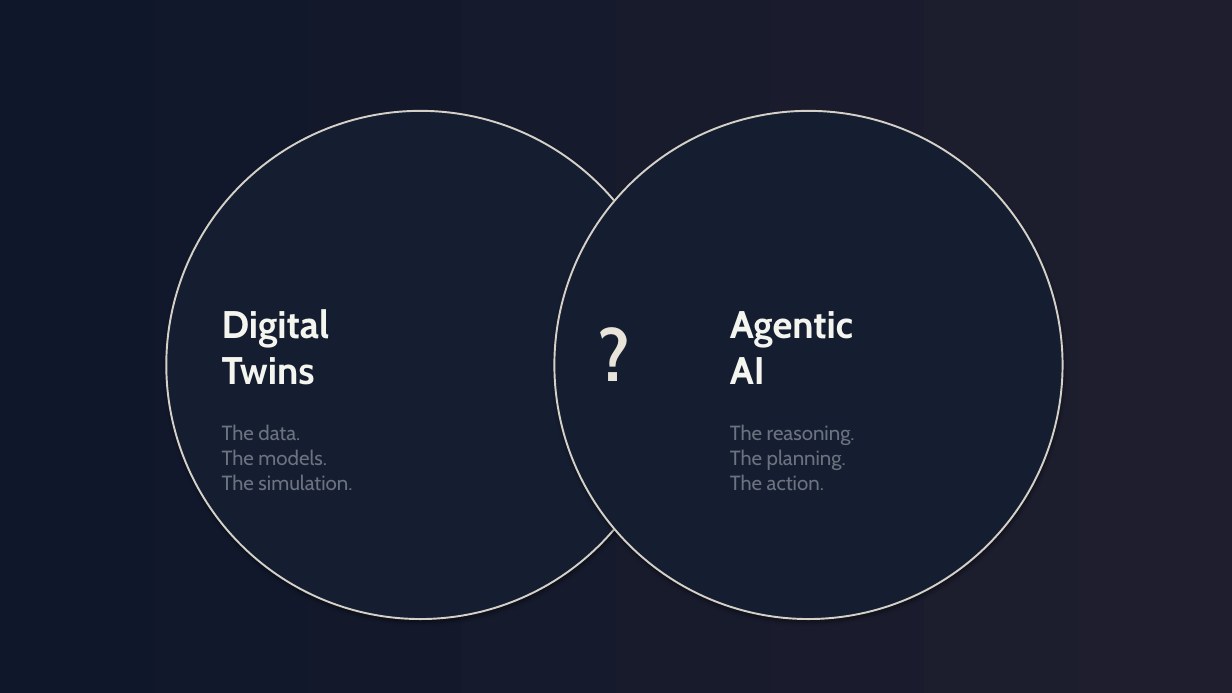
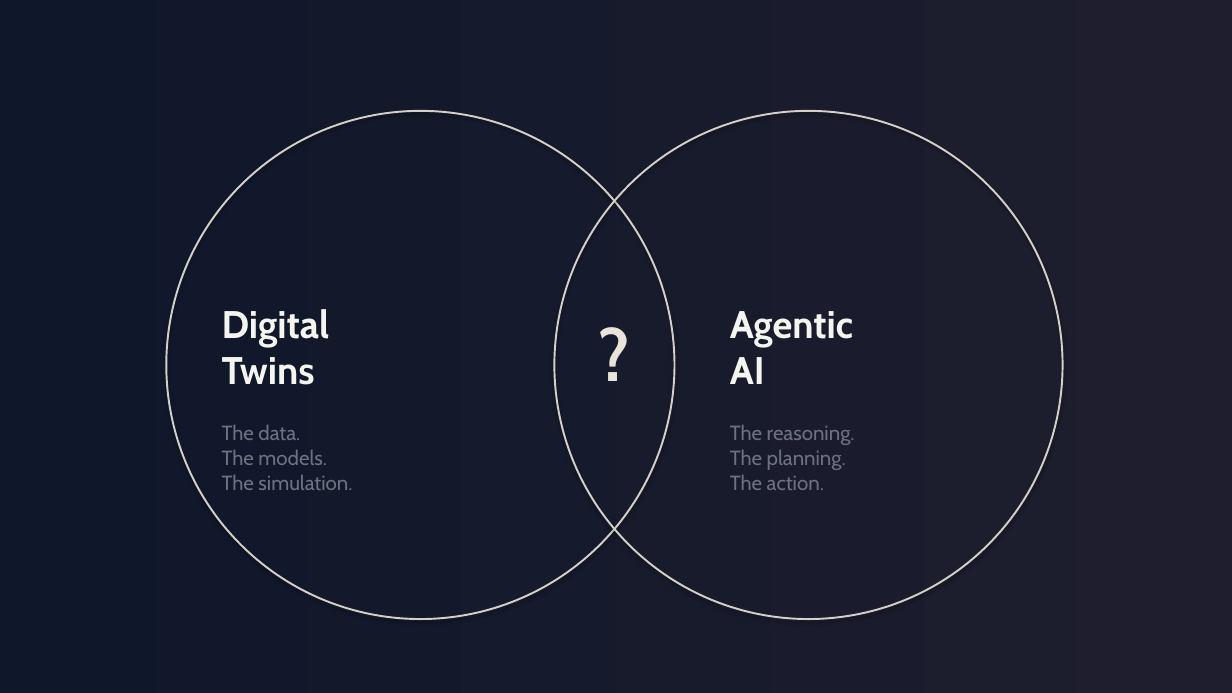
Before and after one commit to Anthony50102/MicroUSPresentation, a slide deck: slide 9 of presentation/presentation-v4-gradient-noir.pptx. Drawn at 1232x693 pixels with LibreOffice and Linux fonts; fonts in the diff are those of the drawing. Boxes give left, top, right and bottom in pixels: in the first picture for what was removed or moved away, otherwise in the second. Text is boxed around its words. In the diff, an @@ line names an element or a change of style, - is before the commit and + after.

```diff
--- a/presentation/presentation-v4-gradient-noir.pptx
+++ b/presentation/presentation-v4-gradient-noir.pptx
@@ ellipse at bbox=[166, 111, 675, 619]: fill #151D30 to none @@
@@ ellipse at bbox=[555, 111, 1063, 619]: fill #151D30 to none @@
```
Also in this commit, not shown: 12 other slides changed, 3 other files.
